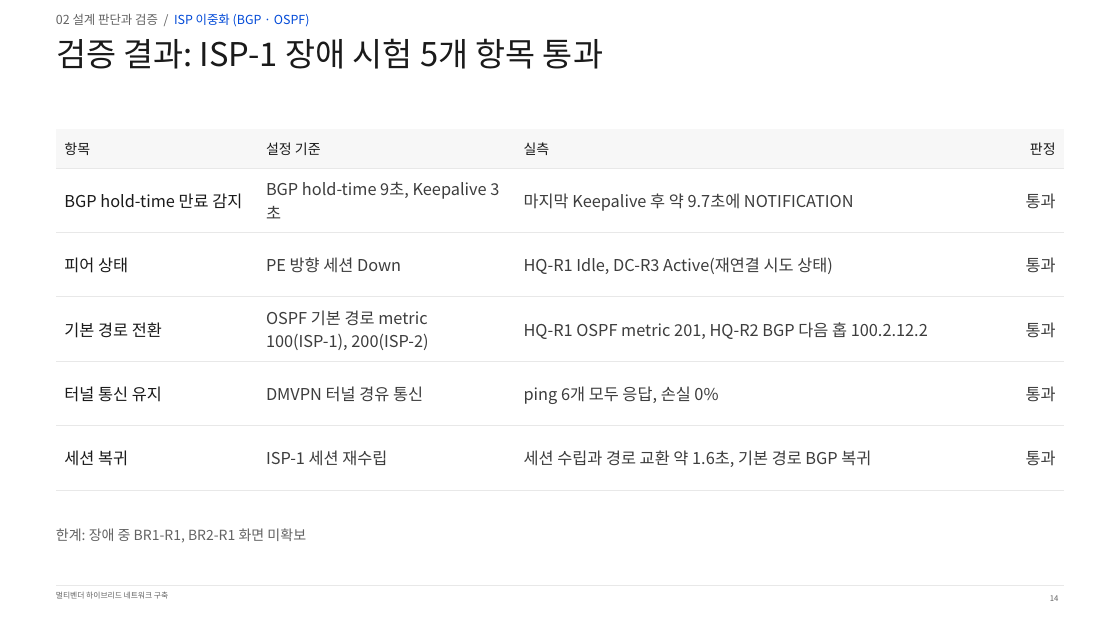
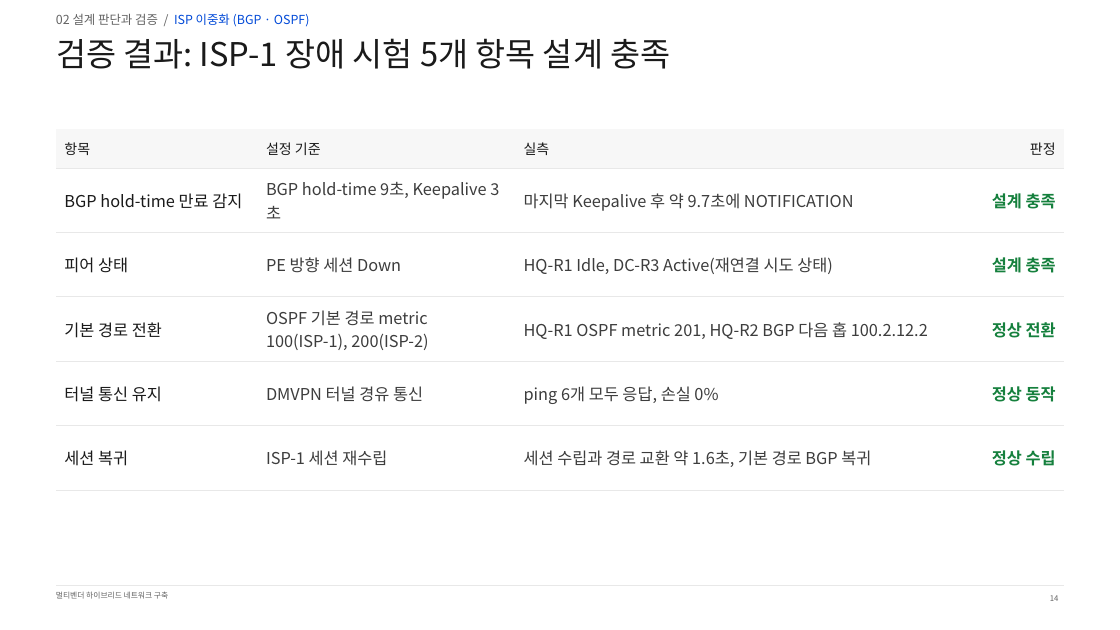
Before and after one commit to KSNAM97/multivendor-wan-dmvpn-mpls-lab, a slide deck: slide 14 of ppt/최종/멀티벤더_하이브리드_WAN_구축_남기석_261020.pptx. Drawn at 1120x630 pixels with LibreOffice and Linux fonts; fonts in the diff are those of the drawing. Boxes give left, top, right and bottom in pixels: in the first picture for what was removed or moved away, otherwise in the second. Text is boxed around its words. In the diff, an @@ line names an element or a change of style, - is before the commit and + after.

```diff
--- a/ppt/최종/멀티벤더_하이브리드_WAN_구축_남기석_261020.pptx
+++ b/ppt/최종/멀티벤더_하이브리드_WAN_구축_남기석_261020.pptx
@@ title at [56, 38, 670, 69]: text changed @@
-검증 결과: ISP-1 장애 시험 5개 항목 통과
+검증 결과: ISP-1 장애 시험 5개 항목 설계 충족
@@ table at [56, 129, 1064, 490] @@
-row 2, column 4: 통과
+row 2, column 4: 설계 충족
-row 3, column 4: 통과
+row 3, column 4: 설계 충족
-row 4, column 4: 통과
+row 4, column 4: 정상 전환
-row 5, column 4: 통과
+row 5, column 4: 정상 동작
-row 6, column 4: 통과
+row 6, column 4: 정상 수립
@@ text removed at [56, 528, 306, 543] @@
-한계: 장애 중 BR1-R1, BR2-R1 화면 미확보
```
Also in this commit, not shown: 42 other slides changed, 1 other file.
